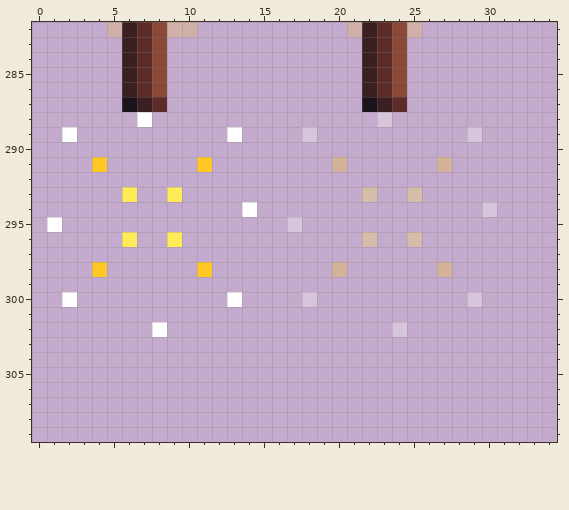
Two states of a pixel-art file, aseprite/animated_objects.aseprite. The first picture shows the starting point.
749x336 pixels, 1 frame. Shown: x 0..34, y 282..309.
The result:
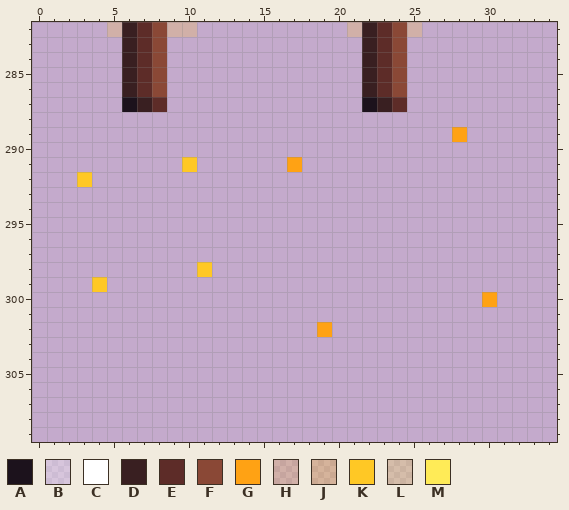
Palette (. is transparent): A #1c121c  B #ffffff52  C #ffffff  D #391f21  E #5d2c28  F #8a4836  G #ffa214  H #ffc82537  J #ffc8254b  K #ffc825  L #ffeb574b  M #ffeb57
The edit:
Colour G is added in row 289 at x 28; in row 291 at x 17; in row 300 at x 30; in row 302 at x 19.
Colour K is added in row 291 at x 10; in row 292 at x 3; in row 299 at x 4.
Colour B is gone in row 288 at x 23; in row 289 at x 18 and 29; in row 294 at x 30; in row 295 at x 17; in row 300 at x 18 and 29; in row 302 at x 24.
Colour C is gone in row 288 at x 7; in row 289 at x 2 and 13; in row 294 at x 14; in row 295 at x 1; in row 300 at x 2 and 13; in row 302 at x 8.
Colour J is gone in row 291 at x 20 and 27; in row 298 at x 20 and 27.
Colour K is gone in row 291 at x 4 and 11; in row 298 at x 4.
Colour L is gone in row 293 at x 22 and 25; in row 296 at x 22 and 25.
Colour M is gone in row 293 at x 6 and 9; in row 296 at x 6 and 9.
Where, in picture pixels (left, top, right, bottom), the same in both pictures:
changed: (47, 112, 497, 337)
